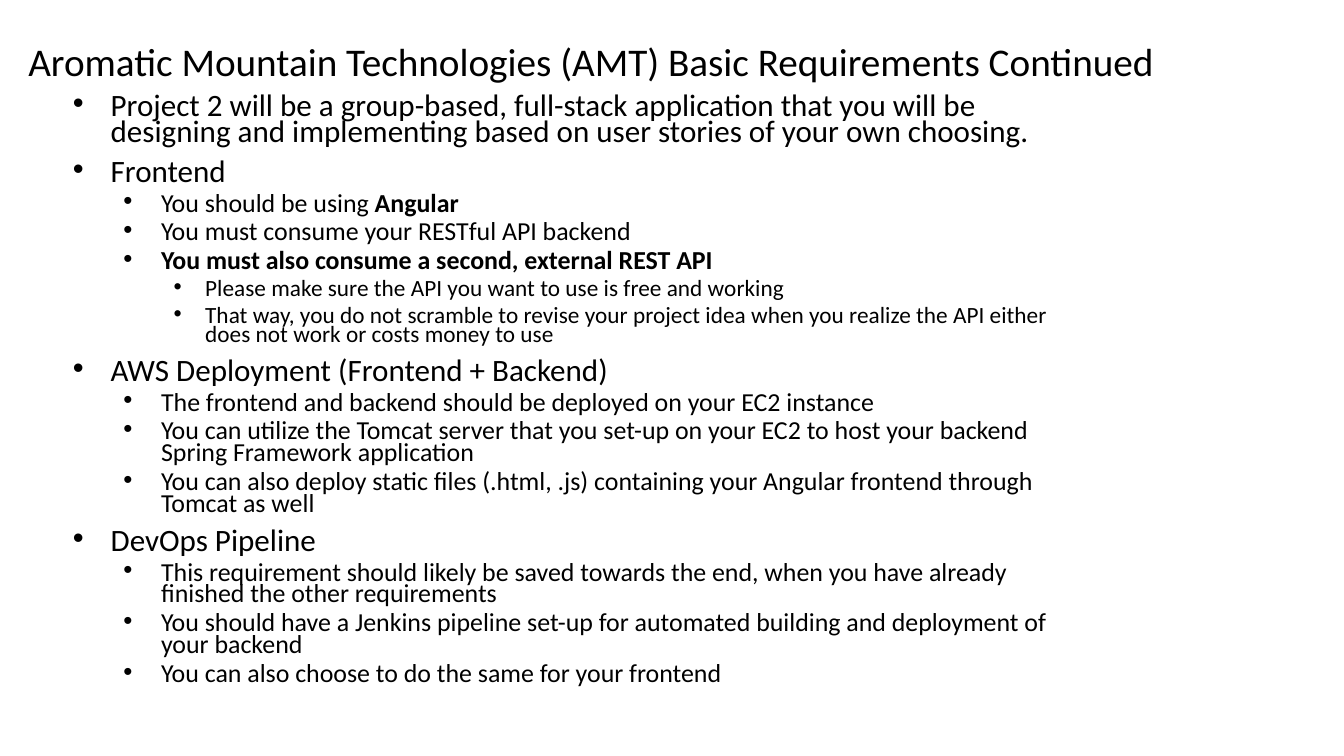
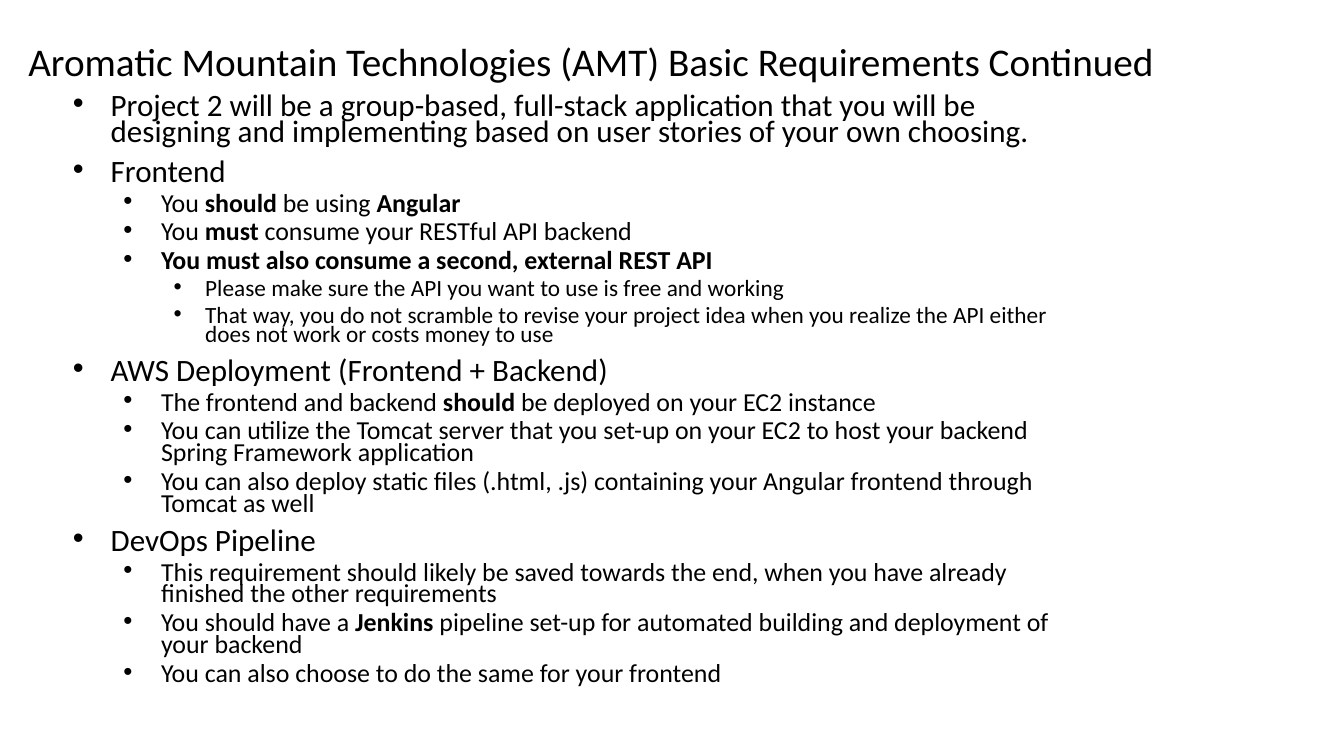
Before and after one commit to tlw8253/Aromatic-Mountain-Technologies-BE, a slide deck: slide 4 of docs/AMT.pptx. Drawn at 1344x756 pixels with LibreOffice and Linux fonts; fonts in the diff are those of the drawing. Boxes give left, top, right and bottom in pixels: in the first picture for what was removed or moved away, otherwise in the second. Text is boxed around its words. In the diff, an @@ line names an element or a change of style, - is before the commit and + after.

```diff
--- a/docs/AMT.pptx
+++ b/docs/AMT.pptx
@@ subtitle at bbox=[161, 193, 1049, 658]: bold on in "should", "must", "should", "Jenkins" @@
```
Also in this commit, not shown: 3 other slides changed, 5 slides removed, 35 other files.
